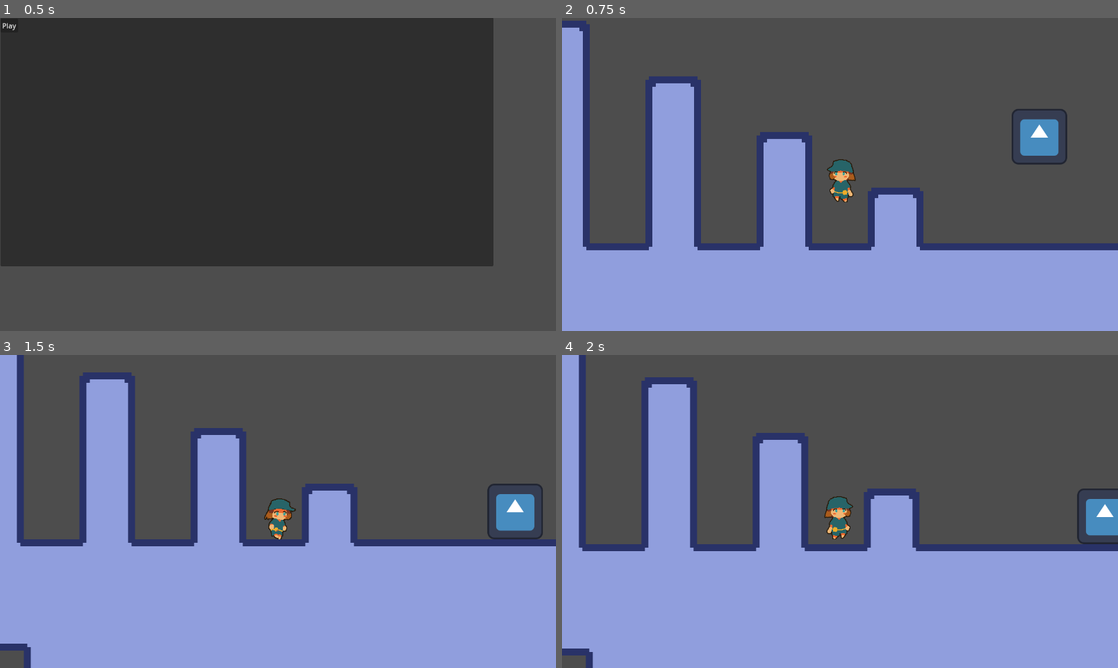
Above: before the commit, frames 1-4 (two rows, left to right).
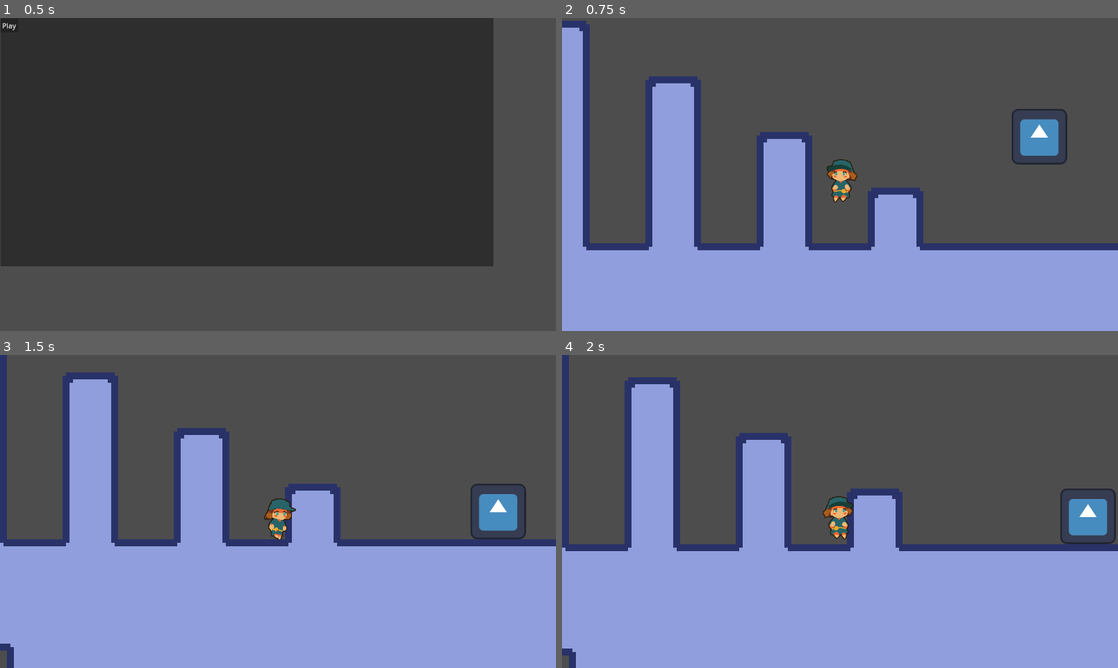
Above: after the commit, the same moments.

Repository: 3k2ng/screws
Game: Godot game, scene res://sources/scenes/title_screen.tscn
Two runs of this game, one before a commit and one after it. Both use one fixed random seed, a clock stepped at 60 frames per second and the inputs below. The engine's default icon, where the game draws it, is replaced by a stand-in: a white triangle on a blue panel in a dark square.
Inputs:
- Up to frame 1 (0.5 s): no input
- Up to frame 2 (0.75 s): click "Play" at 0.5 s
- Up to frame 3 (1.5 s): hold Right (move_right) from 1.28 s (still down); tap Shift (dash) at 1.35 s
- Up to frame 4 (2 s): keep holding Right (move_right); tap Space (jump) at 1.52 s

Frame 1 is identical in both runs. In frame 2, 0.3% of the frame differs, in the area x 47-54%, y 45-59%; in frame 3, 13%; in frame 4, 13%, in the area x 0-100%, y 0-100%.

Commit message:
ss

Diff:
--- a/sources/objects/player.gd
+++ b/sources/objects/player.gd
@@ -137,10 +137,13 @@
 		else:
 			$Sprite.play("walk")
 	else:
-		if velocity.y > 0:
+		if velocity.y >= 0:
+			$Sprite.play("fall")
+		else:
 			$Sprite.play("jump")
-		else:
-			$Sprite.play("fall")
+
+	if is_on_wall_only():
+		pass
 
 	move_and_slide()
 
--- a/sources/scenes/player_scene.tscn
+++ b/sources/scenes/player_scene.tscn
@@ -149,7 +149,7 @@
 }
 
 [sub_resource type="RectangleShape2D" id="RectangleShape2D_cq4oj"]
-size = Vector2(112, 128)
+size = Vector2(32, 80)
 
 [node name="Player" type="CharacterBody2D" groups=["player"]]
 position = Vector2(192, 256)
@@ -158,7 +158,7 @@
 
 [node name="Sprite" type="AnimatedSprite2D" parent="."]
 sprite_frames = SubResource("SpriteFrames_h4shj")
-animation = &"fall"
+animation = &"idle"
 speed_scale = 2.0
 metadata/_edit_lock_ = true
 
@@ -169,7 +169,7 @@
 }
 
 [node name="Collision" type="CollisionShape2D" parent="."]
-position = Vector2(-1, 0)
+position = Vector2(0, 24)
 shape = SubResource("RectangleShape2D_cq4oj")
 metadata/_edit_lock_ = true
 
